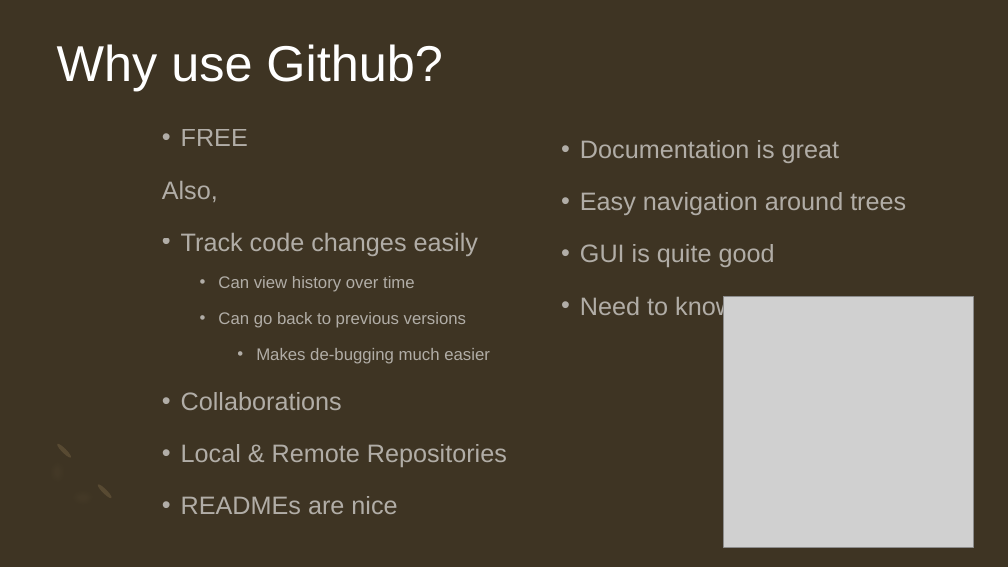
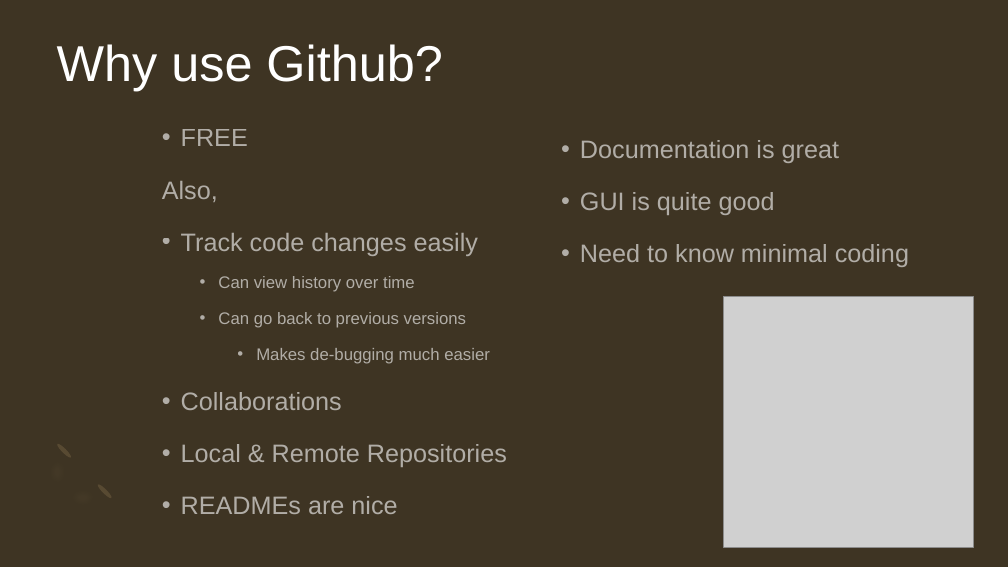
Before and after one commit to JoanneStasiak/JupyterNotebook, a slide deck: slide 4 of Github and jupyter.pptx (slide 3 before the commit). Drawn at 1008x567 pixels with LibreOffice and Linux fonts; fonts in the diff are those of the drawing; grey boxes stand for pictures. Boxes give left, top, right and bottom in pixels: in the first picture for what was removed or moved away, otherwise in the second. Text is boxed around its words. In the diff, an @@ line names an element or a change of style, - is before the commit and + after.

```diff
--- a/Github and jupyter.pptx
+++ b/Github and jupyter.pptx
@@ text at (580,192,906,215): paragraph removed @@
-• Easy navigation around trees
```
Also in this commit, not shown: 4 other slides changed, 2 other files.
